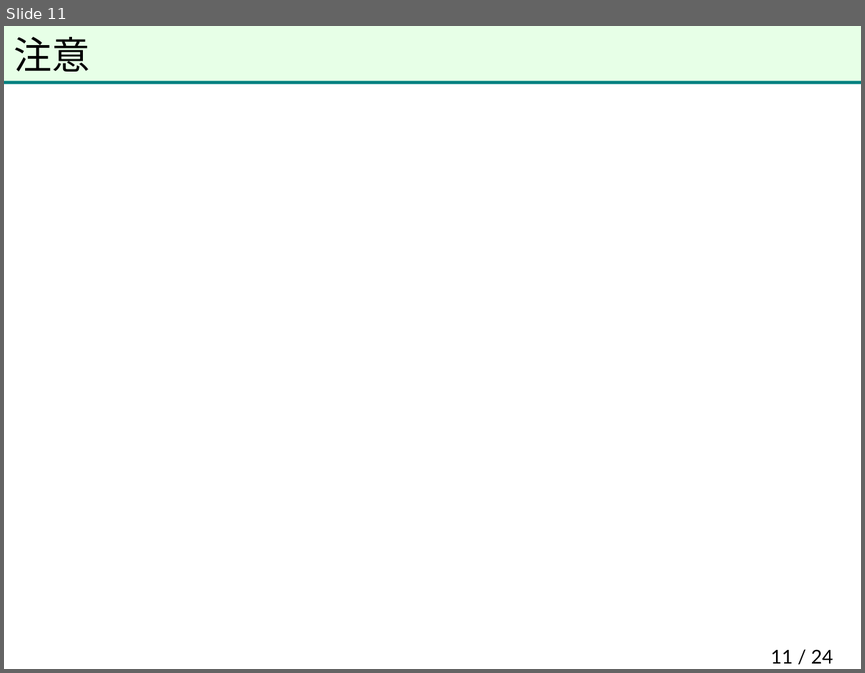
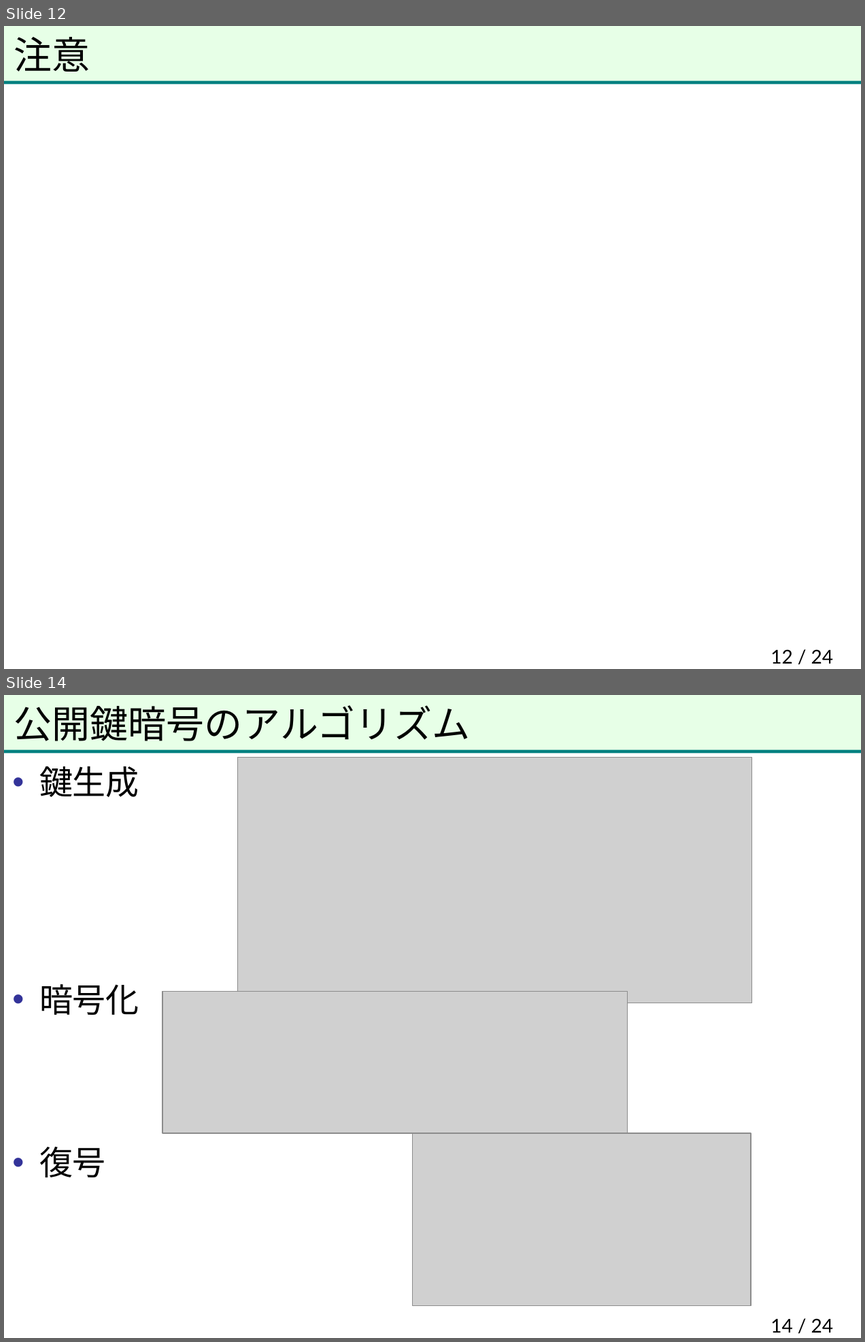
Before and after one commit to herumi/anninbon, a slide deck: lec/anninbon5.pptx. Shown one above the other, each under a label of ours: slide 11 before the commit, slides 12 and 14 after it; the slides between them are not shown. The pictures are 865x673 and 865x1342 pixels, drawn with LibreOffice and Linux fonts; fonts in the diff are those of the drawing; grey boxes stand for pictures; background and template pictures are left out. Boxes give left, top, right and bottom in pixels: in the first picture for what was removed or moved away, otherwise in the second. Text is boxed around its words. In the diff, an @@ line names an element or a change of style, - is before the commit and + after.

```diff
--- a/lec/anninbon5.pptx
+++ b/lec/anninbon5.pptx
@@ slide 14 added at (4,695,861,1338), background #FFFFFF; not listed: 2 template elements that a slide beside it also shows @@
@@ title added at (14,705,470,741), 32 pt, text #000000 @@
+公開鍵暗号のアルゴリズム
@@ text added at (39,766,139,1177), 28 pt, text #000000 @@
+• 鍵生成
+• 暗号化
+• 復号
@@ picture added at (238,758,752,1004) @@
@@ picture added at (162,991,627,1133) @@
@@ picture added at (412,1133,750,1305) @@
@@ page number added at (770,1318,833,1332), 16 pt, text #000000 @@
+14 / 24
@@ what was slide 11 is now slide 12 @@
@@ page number at (770,649,833,663): text changed @@
-11 / 24
+12 / 24
```
Also in this commit, not shown: 17 other slides added.
